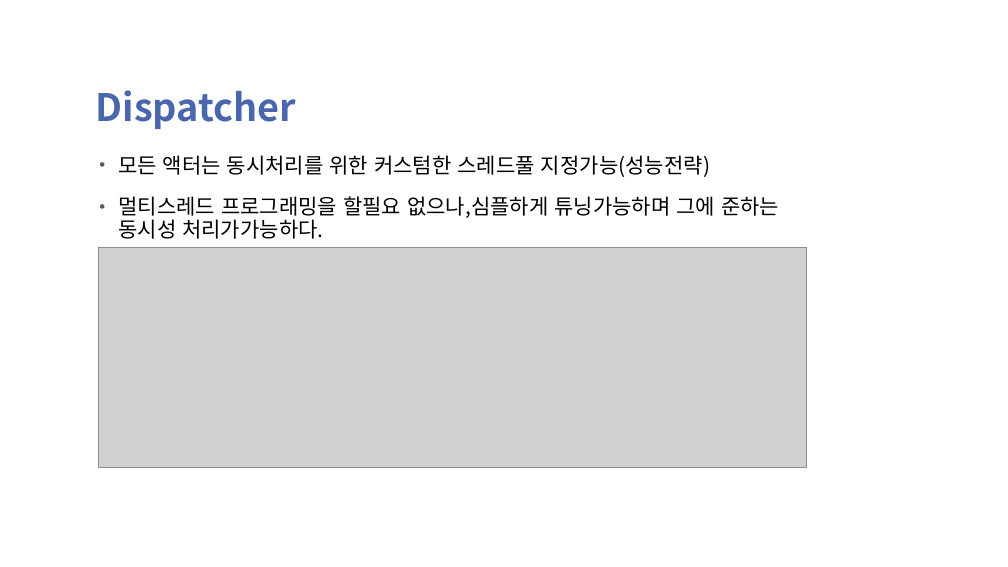
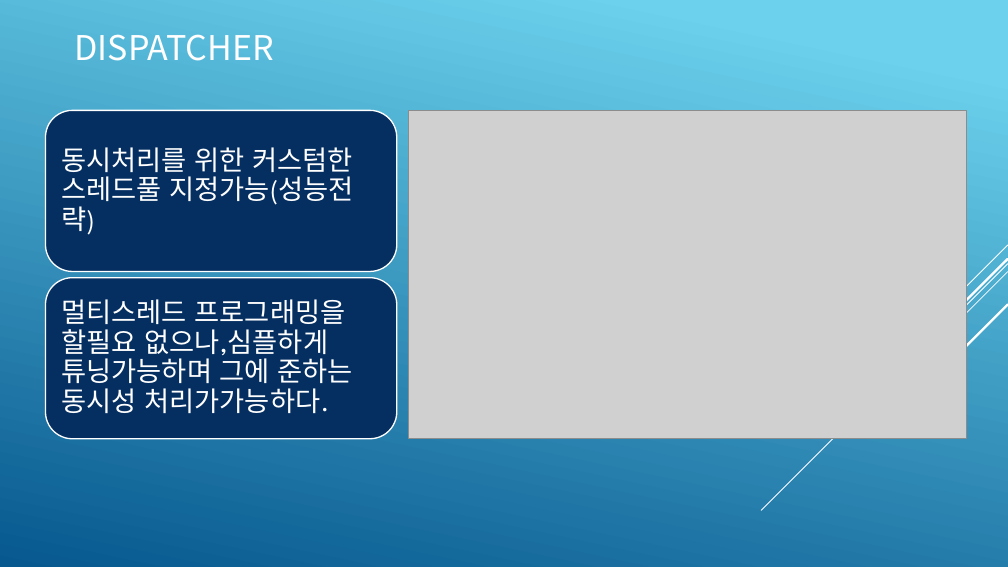
Before and after one commit to psmon/AkkaForNetCore, a slide deck: slide 16 of Doc/AKKA Introduce.pptx. Drawn at 1008x567 pixels with LibreOffice and Linux fonts; fonts in the diff are those of the drawing; grey boxes stand for pictures; background and template pictures are left out. Boxes give left, top, right and bottom in pixels: in the first picture for what was removed or moved away, otherwise in the second. Text is boxed around its words. In the diff, an @@ line names an element or a change of style, - is before the commit and + after.

```diff
--- a/Doc/AKKA Introduce.pptx
+++ b/Doc/AKKA Introduce.pptx
@@ background picture (left out) to gradient #6ED2EB to #06588E @@
@@ title "DISPATCHER" at [74,34,274,61]: vertical alignment bottom to middle @@
@@ title at [74,34,274,61]: text changed; size 36 to 32.4 pt; text colour #4A66AC to #FFFFFF; bold off @@
-Dispatcher
+DISPATCHER
@@ picture: place and size @@
-picture at [98,248,807,467]
+picture at [408,111,966,439]
@@ text removed at [118,155,779,239] @@
-• 모든 액터는 동시처리를 위한 커스텀한 스레드풀 지정가능(성능전략)
-• 멀티스레드 프로그래밍을 할필요 없으나,심플하게 튜닝가능하며 그에 준하는 동시성 처리가가능하다.
@@ group added at [45,110,397,439]: 2 rounded rectangles, 2 texts @@
+동시처리를 위한 커스텀한 스레드풀 지정가능(성능전략)
+멀티스레드 프로그래밍을 할필요 없으나,심플하게 튜닝가능하며 그에 준하는 동시성 처리가가능하다.
@@ group added at [761,245,1008,510]: 5 lines @@
```
Also in this commit, not shown: 21 other slides changed.
